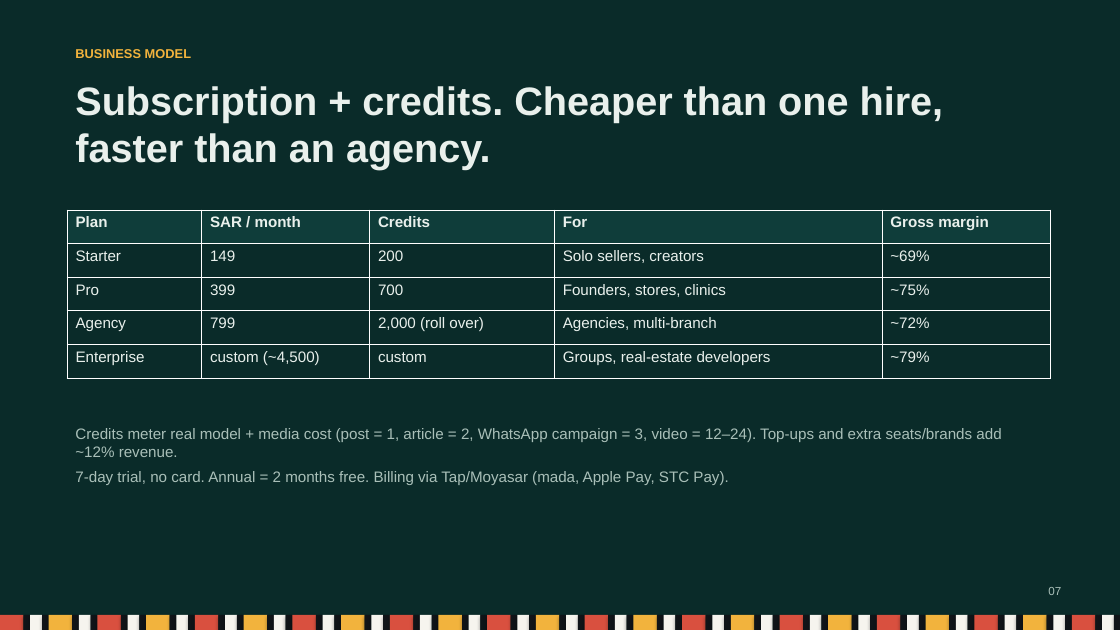
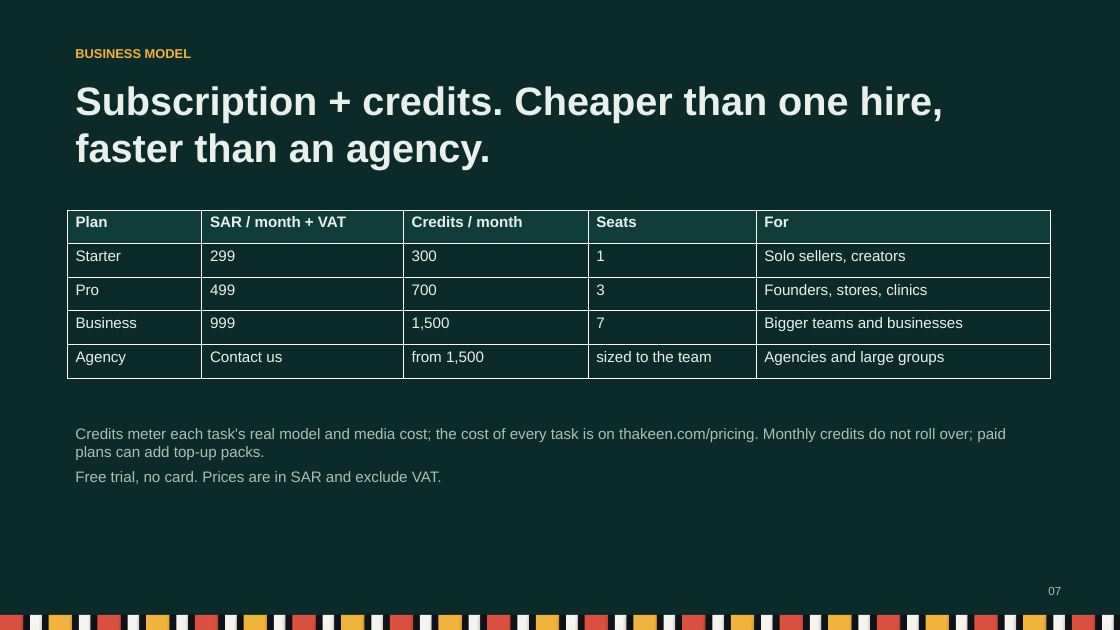
Before and after one commit to iAbulkhair/Nashr, a slide deck: slide 7 of docs/Nashr_Pitch_Deck.pptx. Drawn at 1120x630 pixels with LibreOffice and Linux fonts; fonts in the diff are those of the drawing. Boxes give left, top, right and bottom in pixels: in the first picture for what was removed or moved away, otherwise in the second. Text is boxed around its words. In the diff, an @@ line names an element or a change of style, - is before the commit and + after.

```diff
--- a/docs/Nashr_Pitch_Deck.pptx
+++ b/docs/Nashr_Pitch_Deck.pptx
@@ table at [67, 210, 1050, 378] @@
-row 1: Plan | SAR / month | Credits | For | Gross margin
+row 1: Plan | SAR / month + VAT | Credits / month | Seats | For
-row 2: Starter | 149 | 200 | Solo sellers, creators | ~69%
+row 2: Starter | 299 | 300 | 1 | Solo sellers, creators
-row 3: Pro | 399 | 700 | Founders, stores, clinics | ~75%
+row 3: Pro | 499 | 700 | 3 | Founders, stores, clinics
-row 4: Agency | 799 | 2,000 (roll over) | Agencies, multi-branch | ~72%
+row 4: Business | 999 | 1,500 | 7 | Bigger teams and businesses
-row 5: Enterprise | custom (~4,500) | custom | Groups, real-estate developers | ~79%
+row 5: Agency | Contact us | from 1,500 | sized to the team | Agencies and large groups
@@ text at [75, 428, 1006, 484]: text changed @@
-Credits meter real model + media cost (post = 1, article = 2, WhatsApp campaign = 3, video = 12–24). Top-ups and extra seats/brands add ~12% revenue.
-7-day trial, no card. Annual = 2 months free. Billing via Tap/Moyasar (mada, Apple Pay, STC Pay).
+Credits meter each task's real model and media cost; the cost of every task is on thakeen.com/pricing. Monthly credits do not roll over; paid plans can add top-up packs.
+Free trial, no card. Prices are in SAR and exclude VAT.
```
Also in this commit, not shown: 7 other slides changed, 12 other files.
